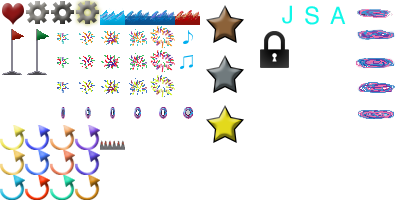
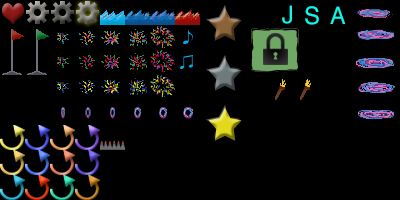
The second 400x200 image is a revision of the first. Changes to its layers:
added layer "torch copy" above "torch" over <box>300,79,311,100</box>
added layer "torch" above "newLock" over <box>275,79,286,100</box>
painted on "newLock" over <box>260,31,289,68</box>
showed "block" over <box>251,28,299,72</box>
showed "Background" over <box>0,0,400,200</box>
